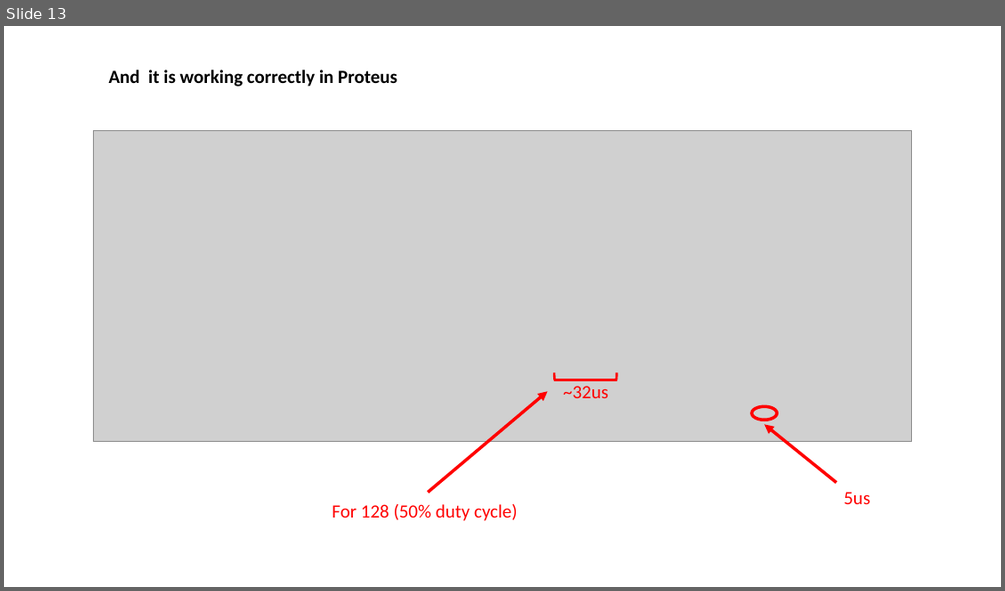
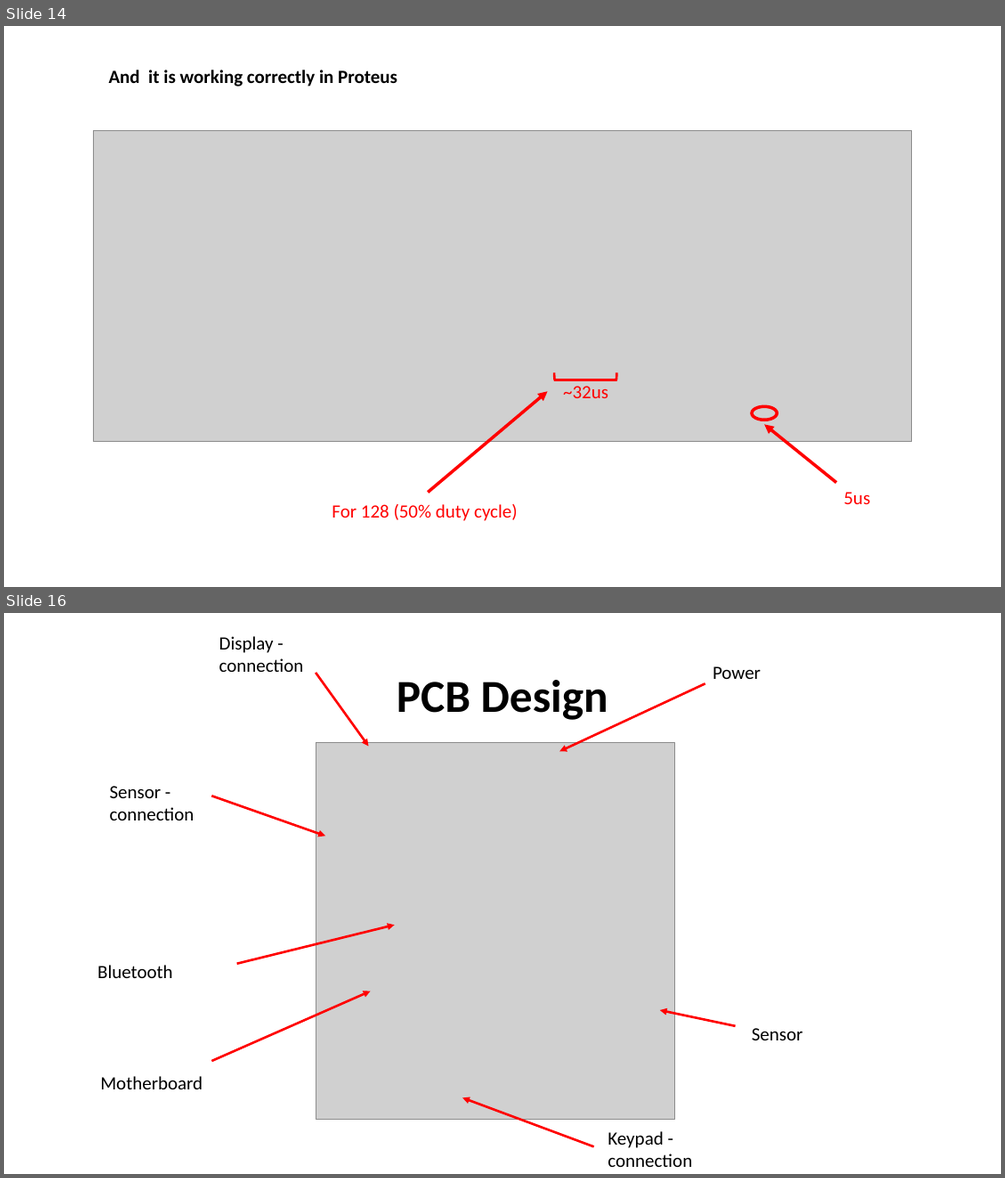
Before and after one commit to Team-Sagittarius-ENTC/RGBsensor, a slide deck: prabhashwara/FINAL -- RGB COLOR SENSOR PROJECT.pptx. Shown one above the other, each under a label of ours: slide 13 before the commit, slides 14 and 16 after it; the slides between them are not shown. The pictures are 1005x591 and 1005x1178 pixels, drawn with LibreOffice and Linux fonts; fonts in the diff are those of the drawing; grey boxes stand for pictures. Boxes give left, top, right and bottom in pixels: in the first picture for what was removed or moved away, otherwise in the second. Text is boxed around its words. In the diff, an @@ line names an element or a change of style, - is before the commit and + after.

```diff
--- a/prabhashwara/FINAL -- RGB COLOR SENSOR PROJECT.pptx
+++ b/prabhashwara/FINAL -- RGB COLOR SENSOR PROJECT.pptx
@@ slide 16 added at (4,613,1001,1174), background #FFFFFF @@
@@ text added at (219,636,304,672), 18 pt, text #000000 @@
+Display - connection
@@ arrow added from (316, 673) to (369, 747), #FF0000 2.25 pt @@
@@ title added at (396,680,608,720), 44 pt, text #000000, bold @@
+PCB Design
@@ arrow added from (705, 683) to (559, 751), #FF0000 2.25 pt @@
@@ text added at (712,666,760,679), 18 pt, text #000000 @@
+Power
@@ picture added at (316,742,675,1119) @@
@@ text added at (110,786,194,820), 18 pt, text #000000 @@
+Sensor - connection
@@ arrow added from (212, 795) to (325, 835), #FF0000 2.25 pt @@
@@ arrow added from (236, 964) to (395, 925), #FF0000 2.25 pt @@
@@ text added at (97,965,173,978), 18 pt, text #000000 @@
+Bluetooth
@@ arrow added from (212, 1061) to (371, 991), #FF0000 2.25 pt @@
@@ arrow added from (736, 1026) to (660, 1010), #FF0000 2.25 pt @@
@@ text added at (752,1028,803,1040), 18 pt, text #000000 @@
+Sensor
@@ text added at (100,1076,202,1089), 18 pt, text #000000 @@
+Motherboard
@@ arrow added from (594, 1147) to (462, 1097), #FF0000 2.25 pt @@
@@ text added at (607,1131,692,1167), 18 pt, text #000000 @@
+Keypad - connection
@@ what was slide 13 is now slide 14 @@
```
Also in this commit, not shown: 3 slides changed, 3 other slides added, 3 slides removed, 4 other files.
